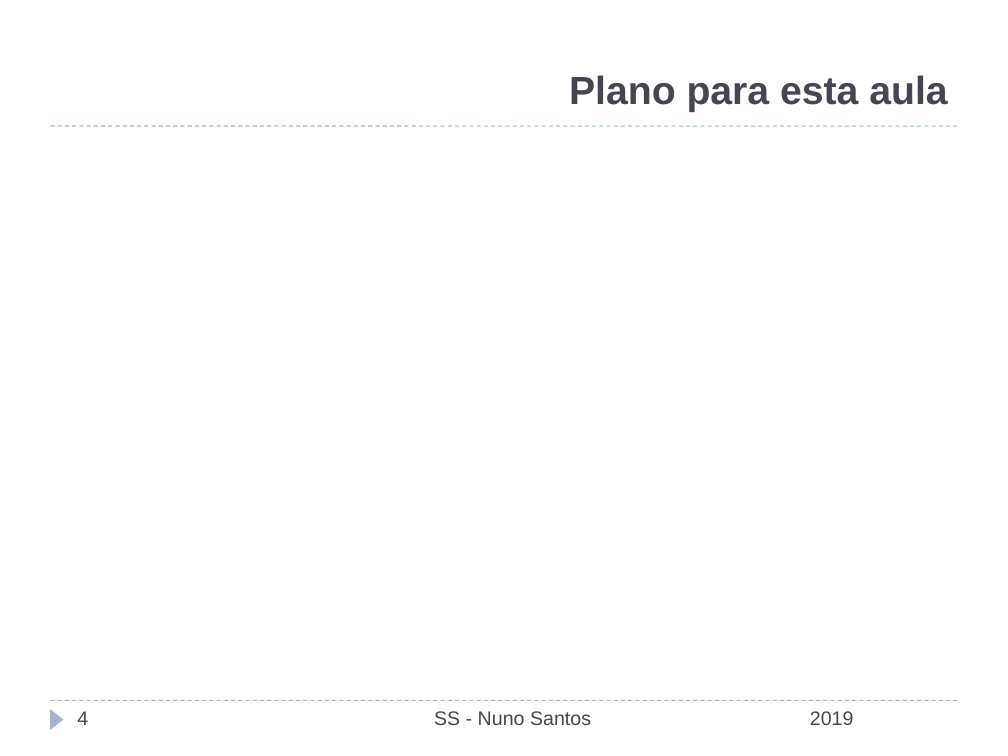
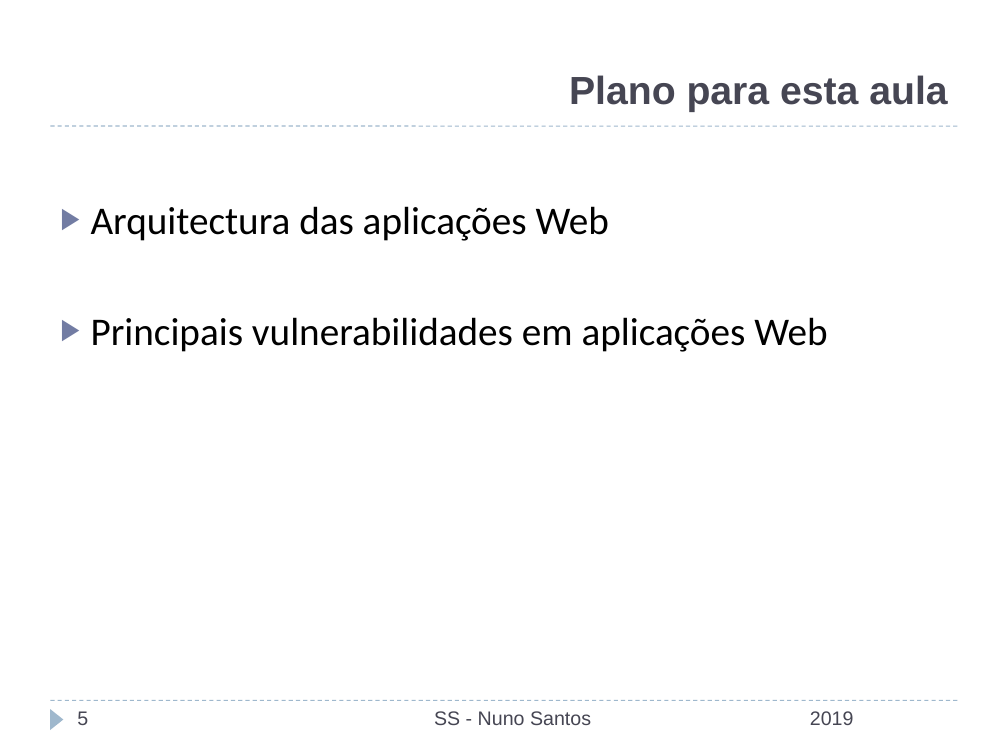
Before and after one commit to nuno-santos/acite2019, a slide deck: slide 5 of teoricas/acite2019-05-web_bd.pptx (slide 4 before the commit). Drawn at 1008x756 pixels with LibreOffice and Linux fonts; fonts in the diff are those of the drawing; background and template pictures are left out. Boxes give left, top, right and bottom in pixels: in the first picture for what was removed or moved away, otherwise in the second. Text is boxed around its words. In the diff, an @@ line names an element or a change of style, - is before the commit and + after.

Commit message:
aula 5

```diff
--- a/teoricas/acite2019-05-web_bd.pptx
+++ b/teoricas/acite2019-05-web_bd.pptx
@@ text added at (x1=91, y1=206, x2=827, y2=352), 28 pt, text #000000 @@
+▶ Arquitectura das aplicações Web
+▶ Principais vulnerabilidades em aplicações Web
@@ page number at (x1=77, y1=711, x2=88, y2=725): text changed @@
-4
+5
```
Also in this commit, not shown: 7 other slides changed, 14 slides added, 3 slides removed.
